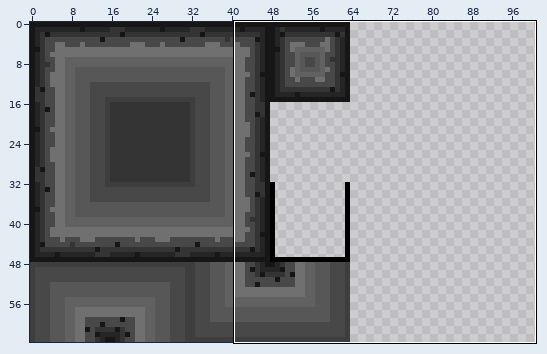
Sprite sheet, stored at art/tilemap_basis.png. Above: a wide view before the commit, with the close-up outlined.
Close-up. Old version:
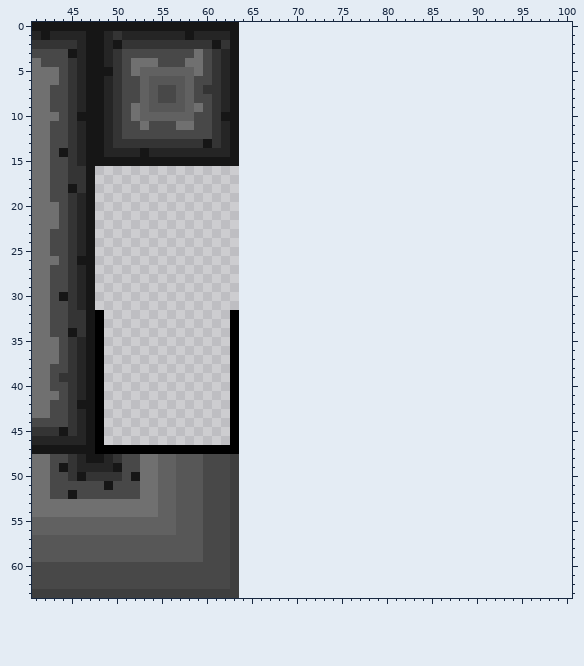
The file is 64x64 pixels. Colours within 5 levels of each other are drawn and written as one. Shown: x 41..100, y 0..63. The old version is drawn lined up with the new one, on the new canvas. The wide view leaves out empty margins.
After:
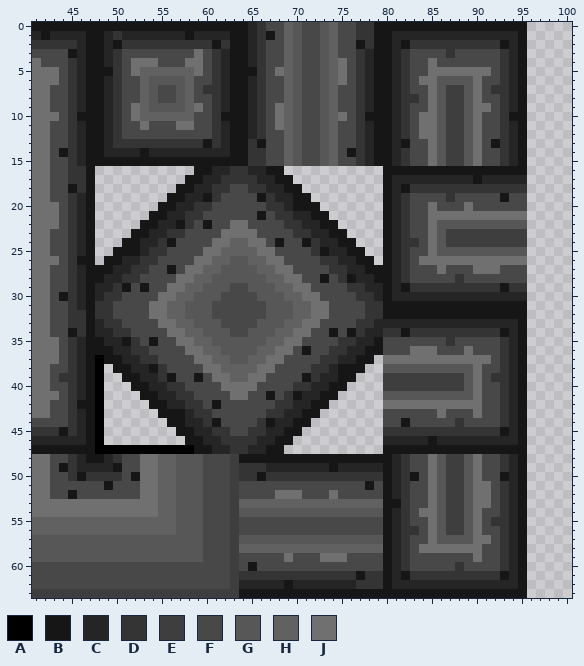
Palette (. is transparent): A #000000  B #161616  C #252525  D #343434  E #3e3e3e  F #484848  G #575757  H #616161  J #707070
Change:
canvas 64x64 -> 112x64
y 0: x 64..95 ................................ -> BCDFFHGFFGHFFDDBBBBBBBBBBBBBBBBB
y 1: x 64..95 ................................ -> BCDBFHGFFGHFFDDBBCCCCCCCCCCCCCCB
y 2: x 64..95 ................................ -> BCDFFHGFFGHFFBDBBCBDDDDDDDDDDBCB
y 3: x 64..95 ................................ -> BCDFFHGFFGHFFDCBBCDFFFFDFFFFFDCB
y 4: x 64..95 ................................ -> BCDFFHGFFGHJFDCBBCDFFJFFFFFFFDCB
y 5: x 64..95 ................................ -> BBDFJHGFFGHJFDCBBCDFFJJJJJJJFDCB
y 6: x 64..95 ................................ -> BCDFFHGFFGHJFDCBBCDFJJGGGGJFFDCB
y 7: x 64..95 ................................ -> BCDFFHGFFGHFFDCBBCDFFJGEEGJFDDCB
y 8: x 64..95 ................................ -> BCDFFHGFFGHFFDCBBCDDFJGEEGJFFDCB
y 9: x 64..95 ................................ -> BCDFJHGFFGHFFDCBBCDFFJGEEGJJFDCB
y 10: x 64..95 ................................ -> BCDFJHGFFGHJFDBBBCDFJJGEEGJFFDBB
y 11: x 64..95 ................................ -> BCDFJHGFFGHFFDCBBCDFJJGEEGJFFDCB
y 12: x 64..95 ................................ -> BCDFFHGFFGHFFDCBBCDFJJGEEGJFFDCB
y 13: x 64..95 ................................ -> BDBFFHGFFGHFFDCBBCBFFJGEEGJFBDCB
y 14: x 64..95 ................................ -> BDDFFHGFFGHFBDCBBCDFFJGEEGJFFDCB
y 15: x 64..95 ................................ -> BDDFFHGFFGHFFDCBBCDFFJGEEGJFFDCB
y 16: x 59..68 .......... -> BBCCDDCCBB; x 80..95 ................ -> BBBBBBBBBBBBBBBB
y 17: x 58..69 ............ -> BBCCDDDDCCBB; x 80..95 ................ -> BCCCCCCCCCBCCCCC
y 18: x 57..70 .............. -> BBCCDDFFDDCCBB; x 80..95 ................ -> BCBDDDDDDDDDDDDD
y 19: x 56..71 ................ -> BBCCBDFFFFBDCCBB; x 80..95 ................ -> BCDFFFFDFFFFFBFF
y 20: x 55..72 .................. -> BBCCDDFFFFFFDDCBBB; x 80..95 ................ -> BCDFFJFFFJFFFFFF
y 21: x 54..73 .................... -> BBCCDDFFFFFFBFDDCCBB; x 80..95 ................ -> BCDFFJJJJJJJJJJJ
y 22: x 53..74 ...................... -> BBCCBDFBFFJJFFFFDDCCBB; x 80..95 ................ -> BCDFFJGGGGGGGGGG
y 23: x 52..75 ........................ -> BBCCDDFFFFJJJJFFFFDDCCBB; x 80..95 ................ -> BCDFFJGEEEEEEEEE
y 24: x 51..76 .......................... -> BBCCDBFFFFJJHHJJFBFFBDCCBB; x 80..95 ................ -> BCDDFJGEEEEEEEEE
y 25: x 50..77 ............................ -> BBBCDDFFFFJJHHHHJJFFFFDBCCBB; x 80..95 ................ -> BCDFFJGGGGGGGGGG
y 26: x 49..78 .............................. -> BBCCDDFFFFJJHHGGHHJJFFFFDDCCBB; x 80..95 ................ -> BCDFJJJJJJJJJJJJ
y 27: x 48..95 ................................................ -> BBCCDDFFBFJJHHGGGGHHJJFFFFDDCCBBBCDFFFJFFFJJJFFF
y 28: x 48..95 ................................................ -> BCCDDFFFFJJHHGGGGGGHHJJFFBFDBCCBBCDFFFFFDFFFFFFF
y 29: x 48..95 ................................................ -> CCDBFBFFJJHHGGGFFGGGHHJJFFFFDDCCBCBDDDDDDDDDDBDD
y 30: x 48..95 ................................................ -> CDDFFFFJJHHGGGFFFFGGGHHJJFFFFDDCBCCCCCCCCCCCCCCC
y 31: x 48..95 ................................................ -> DDFFFFJJHHGGGFFFFFFGGGHHJJFFFFDDBBBBBBBBBBBBBBBB
y 32: x 48..95 A..............A................................ -> DDFFFFJJHHGGGFFFFFFGGGHHJJFFFFDDBBBBBBBBBBBBBBBB
y 33: x 48..95 A..............A................................ -> CDDFFFFJJHHGGGFFFFGGGHHJJFFFFDDCCCCCCCCCCCCCCCCB
y 34: x 48..95 A..............A................................ -> CCDDFFFFJJHHGGGFFGGGHHJJFFBFBDCCDDBDDDDDDDDDDBCB
y 35: x 48..95 A..............A................................ -> BCCBDFBFFJJHHGGGGGGHHJJFFFFDDCCBFFFFFFFDFFFFFDCB
y 36: x 48..95 A..............A................................ -> BBCCDDFFFFJJHHGGGGHHJJFBFFDDCCBBFFFJJJFFFJFFFDCB
y 37: x 49..78 ..............A............... -> BBCCDDFFFFJJHHGGHHJJFFFFDDCCBB; x 80..95 ................ -> JJJJJJJJJJJJFDCB
y 38: x 50..77 .............A.............. -> BBCCBDFFFFJJHHHHJJFFFFDDCBBB; x 80..95 ................ -> GGGGGGGGGGJFFDCB
y 39: x 51..76 ............A............. -> BBCCDBFFBFJJHHJJFFFFBDCCBB; x 80..95 ................ -> EEEEEEEEEGJFDDCB
y 40: x 52..75 ...........A............ -> BBCCDDFFFFJJJJFFFFDDCCBB; x 80..95 ................ -> EEEEEEEEEGJFFDCB
y 41: x 53..74 ..........A........... -> BBCCDDFFFFJJFFBFDBCCBB; x 80..95 ................ -> GGGGGGGGGGJFFDCB
y 42: x 54..73 .........A.......... -> BBCCDDFBFFFFFFDDCCBB; x 80..95 ................ -> JJJJJJJJJJJFFDCB
y 43: x 55..72 ........A......... -> BBBCDDFFFFFFDDCCBB; x 80..95 ................ -> FFFFFFJFFFJFFDCB
y 44: x 56..71 .......A........ -> BBCCDBFFFFDBCCBB; x 80..95 ................ -> FFBFFFFFDFFFFDCB
y 45: x 57..70 ......A....... -> BBCCDDFFDDCCBB; x 80..95 ................ -> DDDDDDDDDDDDDBCB
y 46: x 58..69 .....A...... -> BBCCDDDDCCBB; x 80..95 ................ -> CCCCCBCCCCCCCCCB
y 47: x 59..68 AAAAA..... -> BBCCDDCCBB; x 80..95 ................ -> BBBBBBBBBBBBBBBB
y 48: x 64..95 ................................ -> BBBBBBBBBBBBBBBBBCDFFJGEEGJFFDCB
y 49: x 64..95 ................................ -> DDDCCCCCCCBCCCCCBCDFFJGEEGJFFDCB
y 50: x 64..95 ................................ -> DDBDDDDDDDDDDDDDBCDBFJGEEGJFFBCB
y 51: x 64..95 ................................ -> FFFFFFFFFFFFFFBFBCDFFJGEEGJJFDCB
y 52: x 64..95 ................................ -> FFFFJJJFFFJFFFFFBCDFFJGEEGJJFDCB
y 53: x 64..95 ................................ -> HHHHHHHHHHHHHHHHBBDFFJGEEGJJFDCB
y 54: x 64..95 ................................ -> GGGGGGGGGGGGGGGGBCDFJJGEEGJFFDCB
y 55: x 64..95 ................................ -> FFFFFFFFFFFFFFFFBCDFFJGEEGJFDDCB
y 56: x 64..95 ................................ -> FFFFFFFFFFFFFFFFBCDDFJGEEGJFFDCB
y 57: x 64..95 ................................ -> GGGGGGGGGGGGGGGGBCDFFJGGGGJJFDCB
y 58: x 64..95 ................................ -> HHHHHHHHHHHHHHHHBCDFJJJJJJJFFDCB
y 59: x 64..95 ................................ -> FFFFFJFFFJJJFFFFBCDFFFFFFFJFFDCB
y 60: x 64..95 ................................ -> FBFFFFFFFFFFFFFFBCDFFFFFDFFFFDCB
y 61: x 64..95 ................................ -> DDDDDDDDDDDDDBDDBCBDDDDDDDDDDBCB
y 62: x 64..95 ................................ -> CCCCCBCCCCCCCDDDBCCCCCCCCCCCCCCB
y 63: x 64..95 ................................ -> BBBBBBBBBBBBBBBBBBBBBBBBBBBBBBBB
Pixel boxes of the changes (left, top, right, bottom) in both close-ups:
changed: (95, 22, 527, 598)
